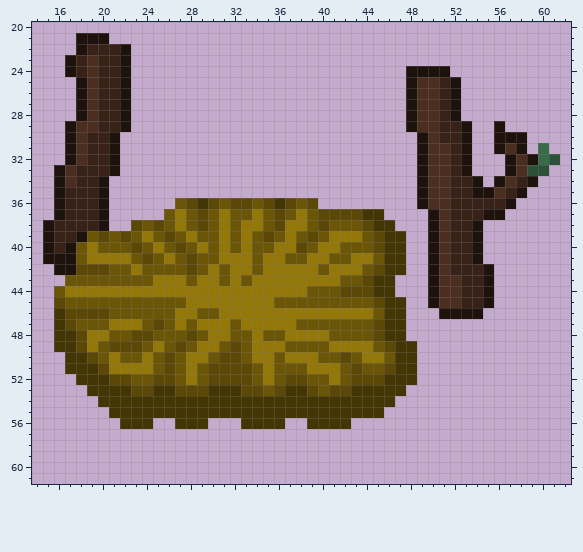
A pixel-art sprite gets an edit: Assets/Art/base/base1_back.png. The picture above was drawn from the file before the commit.
The file is 64x64 pixels. Shown: x 14..62, y 20..61.
New version:
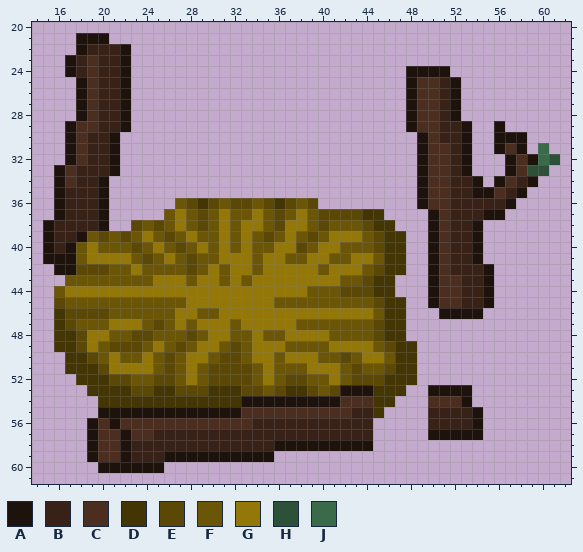
Palette (. is transparent): A #1e120d  B #382218  C #4c2e21  D #443504  E #5b4706  F #6b5507  G #937709  H #2c5138  J #396b4a
Change:
@@ x 14..62 @@
 52 ....DDDEEFFEEFGFEEEEFGFEEFFGFEEEDDD..............
-53 .....DDDDEEDDEEEDDDEEFEDDEFEEDDDDD...............
-54 ......DDDDDDDDDDDDDDDDDDDDDDDDDDD................
-55 .......DDDDDDDDDDDDDDDDDDDDDDDDD.................
-56 ........DDD..DDD...DDDD..DDDD....................
-57 .................................................
-58 .................................................
-59 .................................................
-60 .................................................
+53 .....DDDDEEDDEEEDDDEEFEDDEFEAAADDD..AAAA.........
+54 ......DDDDDDDDDDDDDAAAAAAAAACCCDD...CCCA.........
+55 ......AAAAAAAAAAAAACCCCCCCCCCBBD....BBBBA........
+56 .....ACACCCCCCCCCCCCBBBBBBBBBBB.....BBBBA........
+57 .....ACCACCBBBBBBBBBBBBBBBBBBBB.....AAAAA........
+58 .....ACCABBBBBBBBBBBBBAAAAAAAAA..................
+59 .....ACCABBBAAAAAAAAAA...........................
+60 ......AAAAAA.....................................
 61 .................................................
Boxes around the changes in both pictures, in picture pixels (x1, y1, x2, y2):
changed: (87, 385, 373, 473)
added: (428, 385, 483, 440)
